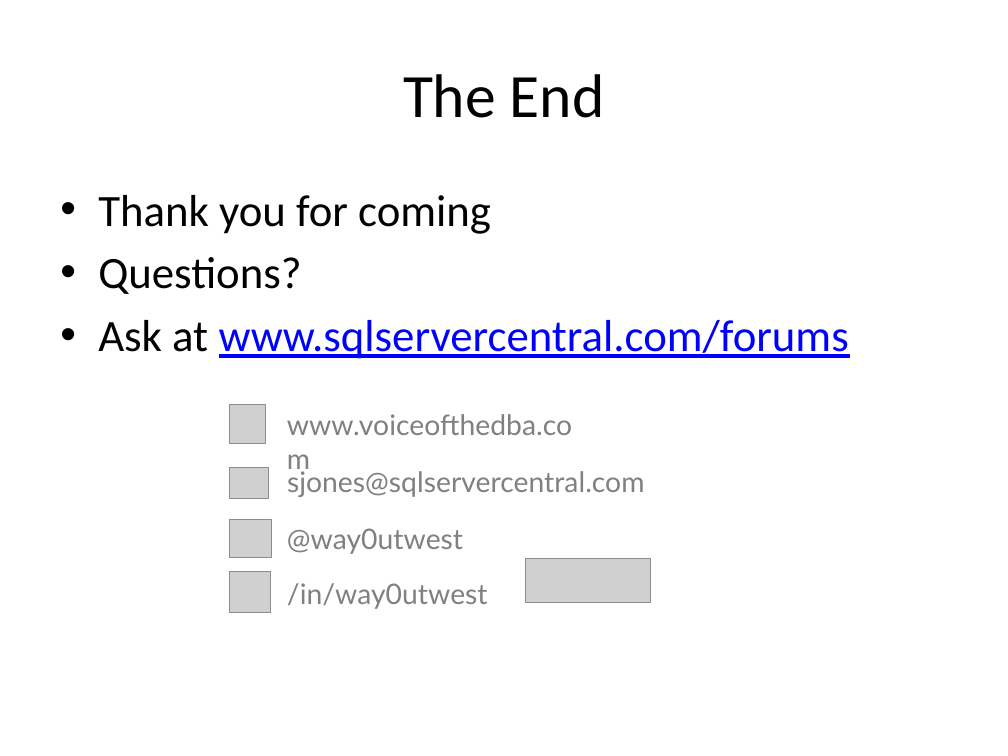
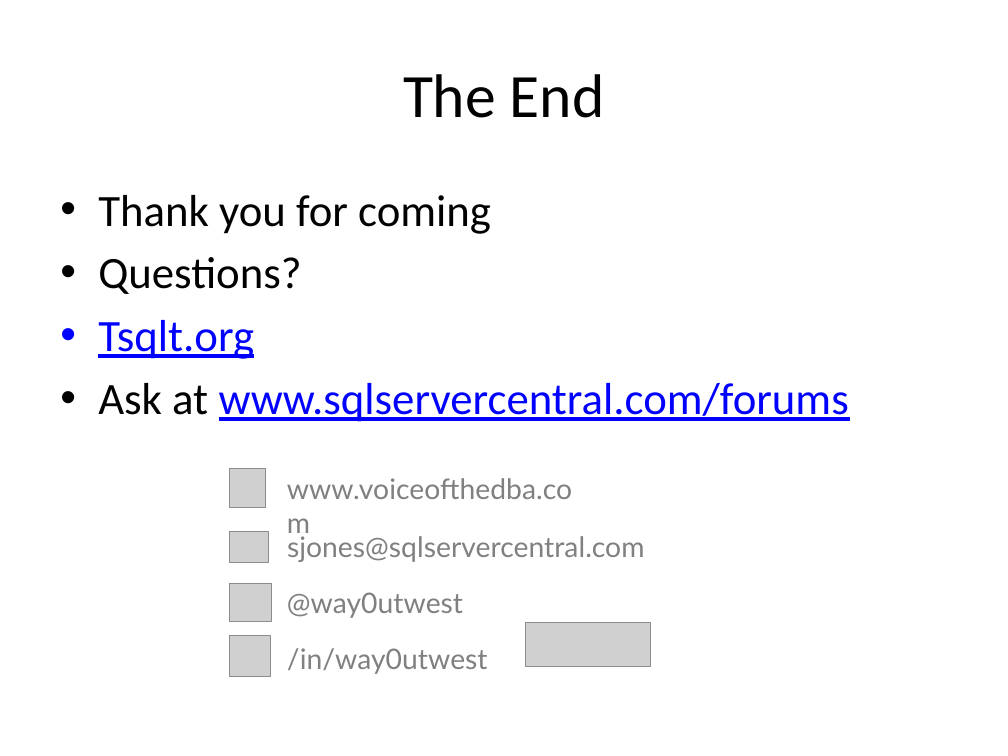
Before and after one commit to way0utwest/TestingT-SQLMadeEasy, a slide deck: slide 18 of TestingT-SQLMadeEasy.pptx (slide 19 before the commit). Drawn at 1008x756 pixels with LibreOffice and Linux fonts; fonts in the diff are those of the drawing; grey boxes stand for pictures. Boxes give left, top, right and bottom in pixels: in the first picture for what was removed or moved away, otherwise in the second. Text is boxed around its words. In the diff, an @@ line names an element or a change of style, - is before the commit and + after.

```diff
--- a/TestingT-SQLMadeEasy.pptx
+++ b/TestingT-SQLMadeEasy.pptx
@@ text at bbox=[98, 320, 254, 359]: paragraph added @@
+• Tsqlt.org
@@ 5 pictures, 4 texts: place and size @@
-5 pictures, 4 texts at bbox=[230, 404, 650, 613]
+5 pictures, 4 texts at bbox=[230, 469, 650, 677]
```
Also in this commit, not shown: 1 other slide changed, 1 slide added, 3 slides removed.
